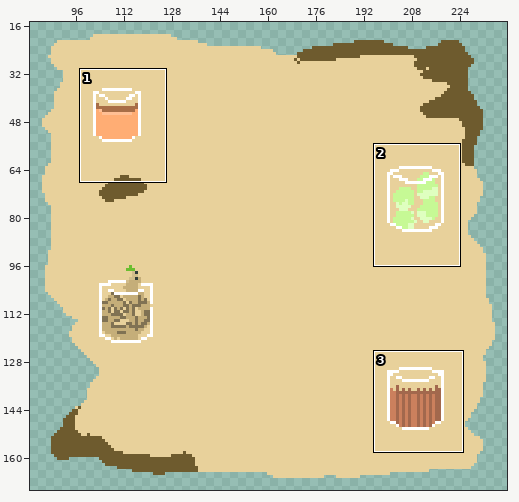
One commit to this sprite sheet: Proyecto/assets/backgrounds/manual_pagina3.png. The first picture is a wide view before the edit; the outline marks the close-up.
Close-up. Before:
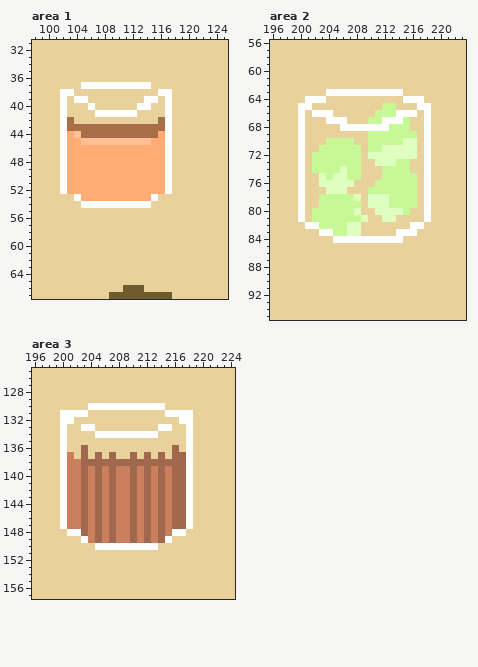
The file is 320x180 pixels. Shown: area 1: x 98..125, y 31..67; area 2: x 196..223, y 56..95; area 3: x 196..224, y 125..157. The wide view leaves out empty margins.
Once edited:
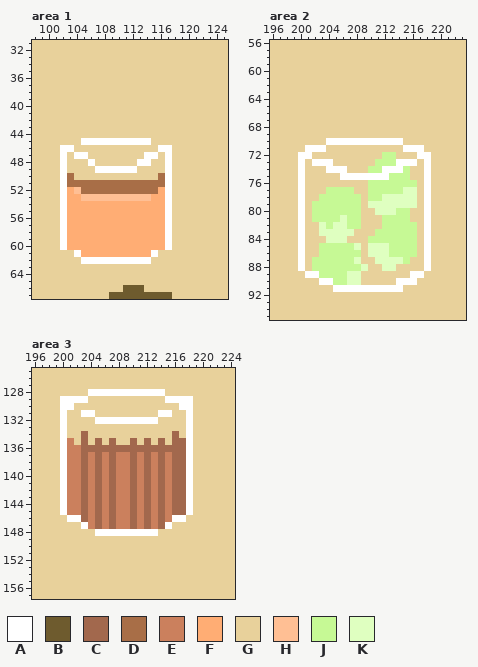
Palette (. is transparent): A #ffffff  B #6e5b2e  C #a2684d  D #a86e47  E #cb805d  F #ffad74  G #e8d19b  H #ffbf94  J #c6f995  K #dfffc0
Changes in this commit:
Changed rows in their new state; - is an unchanged pixel.
Area 1:
first column x 102:
37 ---GGGGGGGGGG---
38 GG------------GG
39 G-GG--------GG-G
40 G---G------GG--G
41 G----GGGGGG----G
42 GG------------GG
43 GGGGGGGGGGGGGGGG
44 GGGGGGGGGGGGGGGG
45 GGGAAAAAAAAAAGGG
46 -AGGGGGGGGGGGGA-
47 -GAAGGGGGGGGAAG-
48 -GGGAGGGGGGAAGG-
49 -GGGGAAAAAAGGGG-
50 -DGGGGGGGGGGGGD-
51 -DDDDDDDDDDDDDD-
52 --HDDDDDDDDDDD--
53 AFFHHHHHHHHHHFFA
54 AFFFFFFFFFFFFFFA
55 AFFFFFFFFFFFFFFA
56 AFFFFFFFFFFFFFFA
57 AFFFFFFFFFFFFFFA
58 AFFFFFFFFFFFFFFA
59 AFFFFFFFFFFFFFFA
60 AFFFFFFFFFFFFFFA
61 --AFFFFFFFFFFA--
62 ---AAAAAAAAAA---
Area 2:
first column x 200:
63 ----GGGGGGGGGGG----
64 -GGG-----------GGG-
65 GG----------GG---GG
66 G-GGG------GGGGGG-G
67 G---GGG---GGGGGG--G
68 G-----GGGGGGGGGG--G
69 G---------GGGGGGG-G
70 G---AAAAAAAAAAAGG-G
71 GAAAGGGGG-GGGGGAAAG
72 -AGGGGGGG-GGJJGGGA-
73 --AAAGGGG--JJJAAA--
74 --GGAAAGG-JJAAA----
75 ---GGGAAAAAAA---G--
76 ---GGGGG--J--------
77 ----JJJJ-------KK--
78 --------J-JJ-KKKK--
79 --J----------KKKK--
80 --------J-----J----
81 ------K--G--JJJJ---
82 AGGK-KKJJ---JJJJJGA
83 A--KKKK-G--JJJJJJ-A
84 A---KKKGGGJJJJJJJ-A
85 A--JJJJJK-KKKJJJJ-A
86 A--JJJJJJ-KKKJJJJ-A
87 A-JJJJJJK--KKKKJ--A
88 A-JJJJJJJK--KK----A
89 -AAJJJJKK-------AA-
90 ---AAJJKK-----AAA--
91 -----AAAAAAAAAA----
Area 3:
first column x 200:
128 ----AAAAAAAAAAA----
129 AAAA-----------AAAA
130 AA--GGGGGGGGGGG--AA
131 -GG-A---------A-GG-
132 -G---AAAAAAAAA---G-
133 ---GG---------GG---
134 ---C-GGGGGGGGG--C--
135 -E-C-C-C--C-C-C-CC-
136 -EE-CCCCCCCCCCCC-C-
137 --E-E-E-EE-E-E-E---
138 ----E-E-EE-E-E-E---
first column x 200:
146 GAA-------------AAG
147 GGGA-----------AGGG
148 -GGGGAAAAAAAAAGGGG-
149 ---GGGGGGGGGGGGG---
150 -----GGGGGGGGG-----
